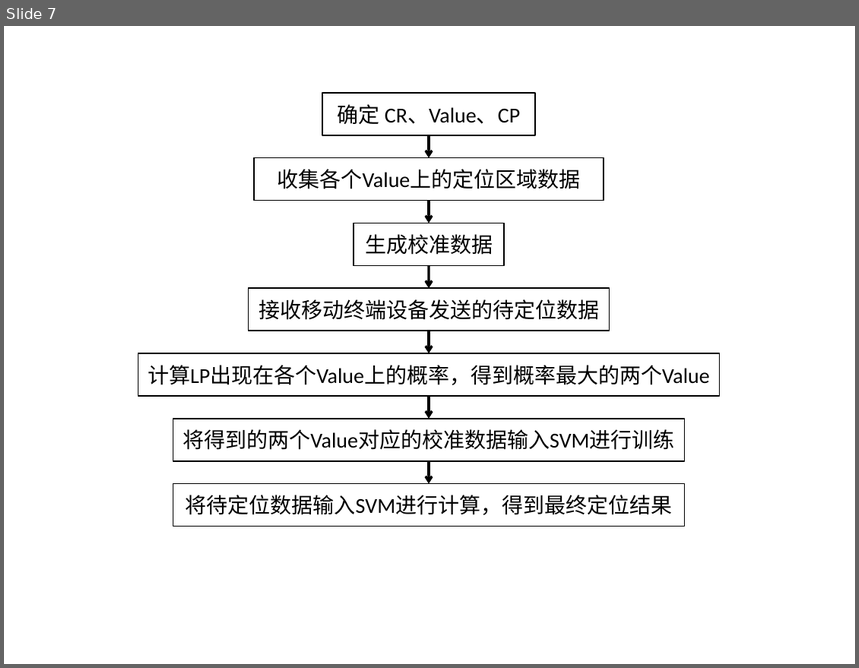
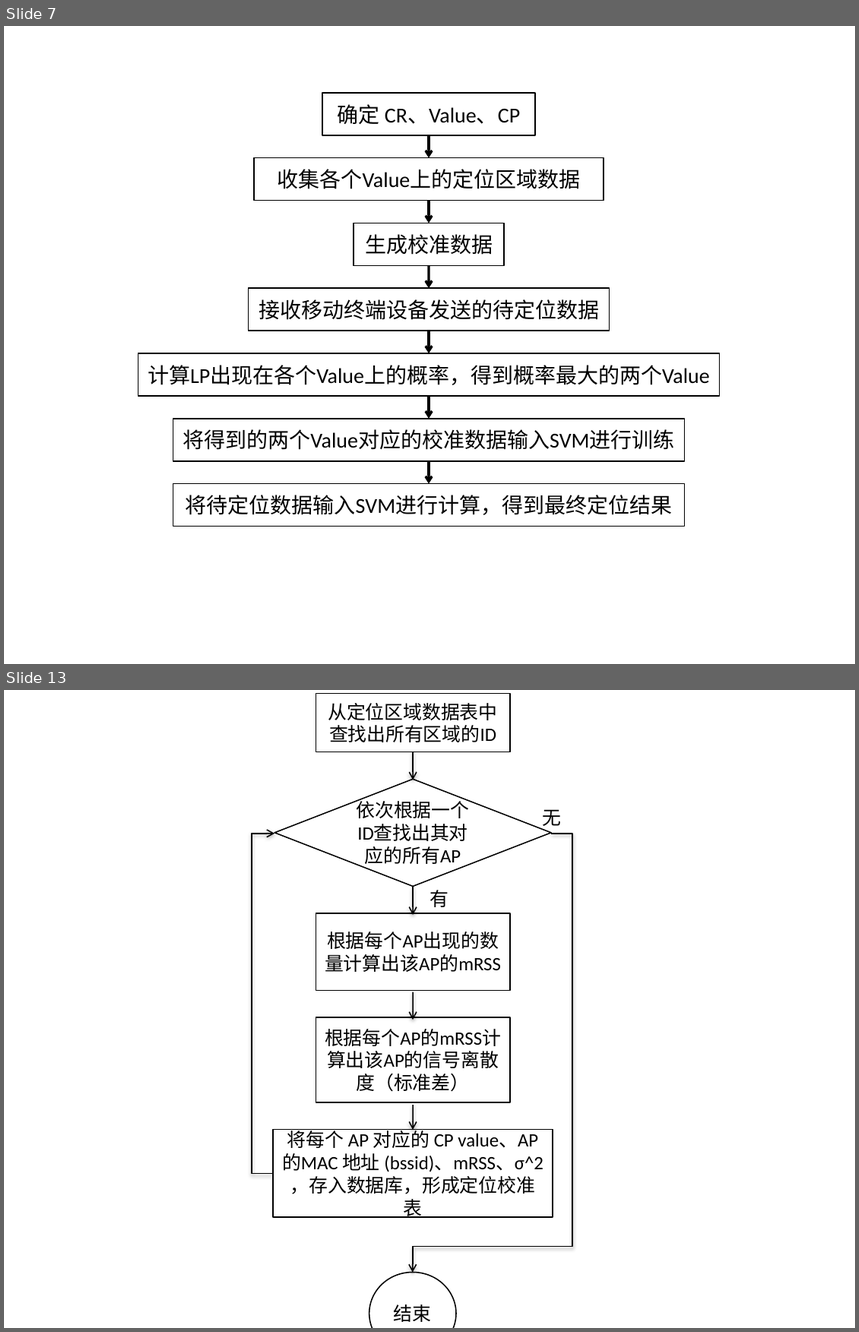
Before and after one commit to zhutao/MyDoc, a slide deck: WifiCalibration/ppt.pptx. Shown one above the other, each under a label of ours: slide 7 before the commit, slides 7 and 13 after it; the slides between them are not shown. The pictures are 859x668 and 859x1332 pixels, drawn with LibreOffice and Linux fonts; fonts in the diff are those of the drawing. Boxes give left, top, right and bottom in pixels: in the first picture for what was removed or moved away, otherwise in the second. Text is boxed around its words. In the diff, an @@ line names an element or a change of style, - is before the commit and + after.

```diff
--- a/WifiCalibration/ppt.pptx
+++ b/WifiCalibration/ppt.pptx
@@ slide 13 added at bbox=[4, 690, 855, 1328], background #FFFFFF @@
@@ rectangle added at bbox=[316, 693, 509, 752], fill #FFFFFF, outline #000000 1 pt, 16 pt, text #000000 @@
+从定位区域数据表中查找出所有区域的ID
@@ arrow added from (413, 752) to (413, 780), #000000 1 pt @@
@@ diamond added at bbox=[275, 780, 551, 887], fill #FFFFFF, outline #000000 1 pt, 16 pt, text #000000 @@
+依次根据一个ID查找出其对应的所有AP
@@ text added at bbox=[542, 809, 561, 830], 16 pt, text #000000 @@
+无
@@ elbow arrow added from (273, 1173) to (275, 834), #000000 1 pt @@
@@ elbow arrow added from (551, 834) to (413, 1272), #000000 1 pt @@
@@ arrow added from (413, 888) to (413, 915), #000000 1 pt @@
@@ text added at bbox=[430, 890, 449, 907], 16 pt, text #000000 @@
+有
@@ rectangle added at bbox=[316, 913, 509, 990], fill #FFFFFF, outline #000000 1 pt, 16 pt, text #000000 @@
+根据每个AP出现的数量计算出该AP的mRSS
@@ arrow added from (414, 992) to (413, 1021), #000000 1 pt @@
@@ rectangle added at bbox=[316, 1018, 509, 1103], fill #FFFFFF, outline #000000 1 pt, 16 pt, text #000000 @@
+根据每个AP的mRSS计算出该AP的信号离散度（标准差）
@@ arrow added from (414, 1106) to (413, 1130), #000000 1 pt @@
@@ rectangle added at bbox=[273, 1130, 553, 1217], fill #FFFFFF, outline #000000 1 pt, 16 pt, text #000000 @@
+将每个 AP 对应的 CP value、AP 的MAC 地址 (bssid)、mRSS、σ^2 ，存入数据库，形成定位校准表
@@ ellipse added at bbox=[369, 1272, 456, 1328], fill #FFFFFF, outline #000000 1 pt, 16 pt, text #000000 @@
+结束
```
Also in this commit, not shown: 6 other slides added, 1 other file.
